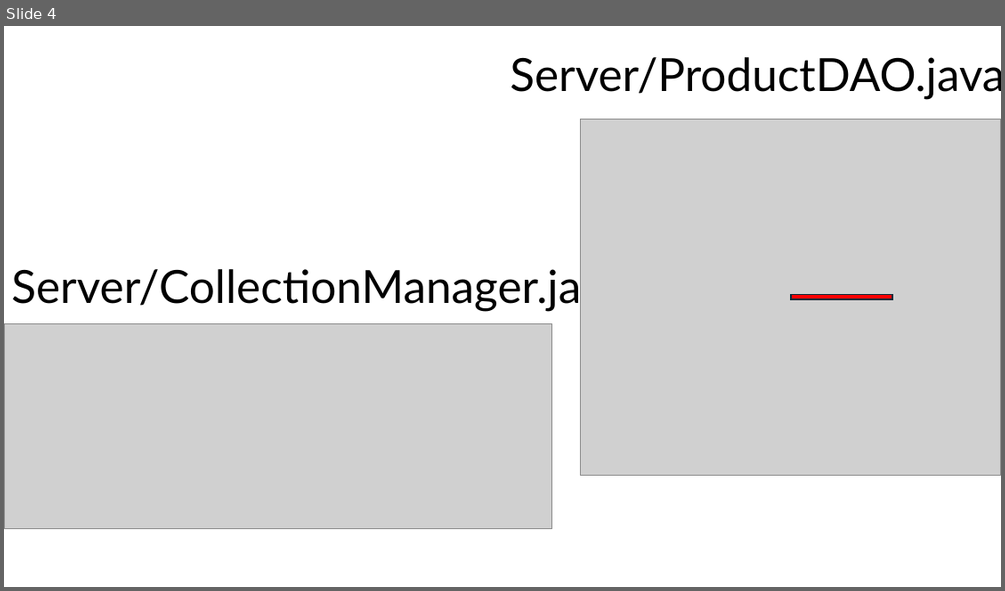
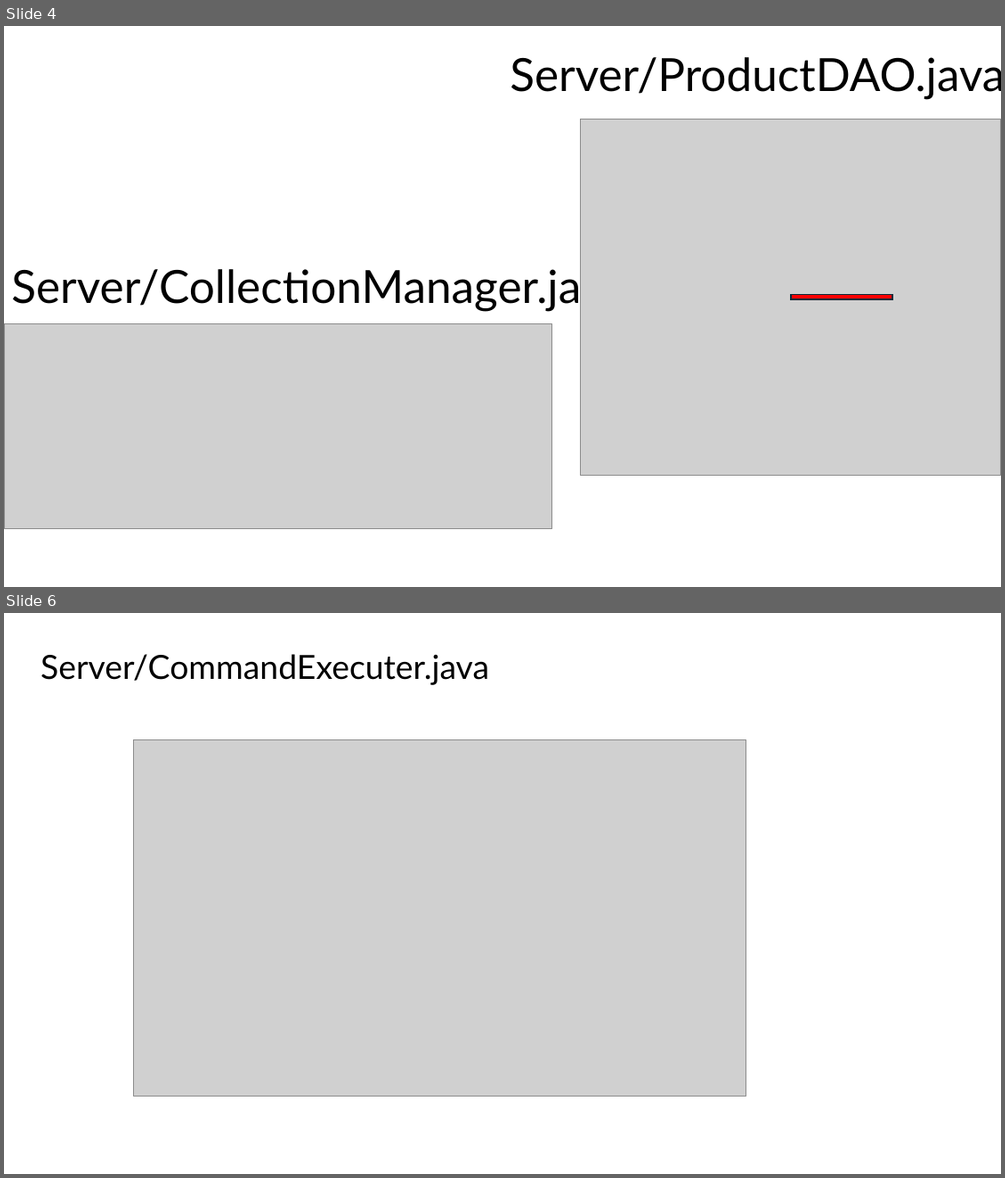
Before and after one commit to IlyaGorelov/itmo, a slide deck: programming/7/Fixes.pptx. Shown one above the other, each under a label of ours: slide 4 before the commit, slides 4 and 6 after it; the slides between them are not shown. The pictures are 1005x591 and 1005x1178 pixels, drawn with LibreOffice and Linux fonts; fonts in the diff are those of the drawing; grey boxes stand for pictures. Boxes give left, top, right and bottom in pixels: in the first picture for what was removed or moved away, otherwise in the second. Text is boxed around its words. In the diff, an @@ line names an element or a change of style, - is before the commit and + after.

Commit message:
java7: fix possible multithreading issues

```diff
--- a/programming/7/Fixes.pptx
+++ b/programming/7/Fixes.pptx
@@ slide 6 added at box(4, 613, 1001, 1174), background #FFFFFF @@
@@ title added at box(40, 654, 489, 685), 32 pt, text #000000 @@
+Server/CommandExecuter.java
@@ picture added at box(133, 740, 746, 1096) @@
```
Also in this commit, not shown: 1 other slide added, 1 slide removed, 39 other files.
